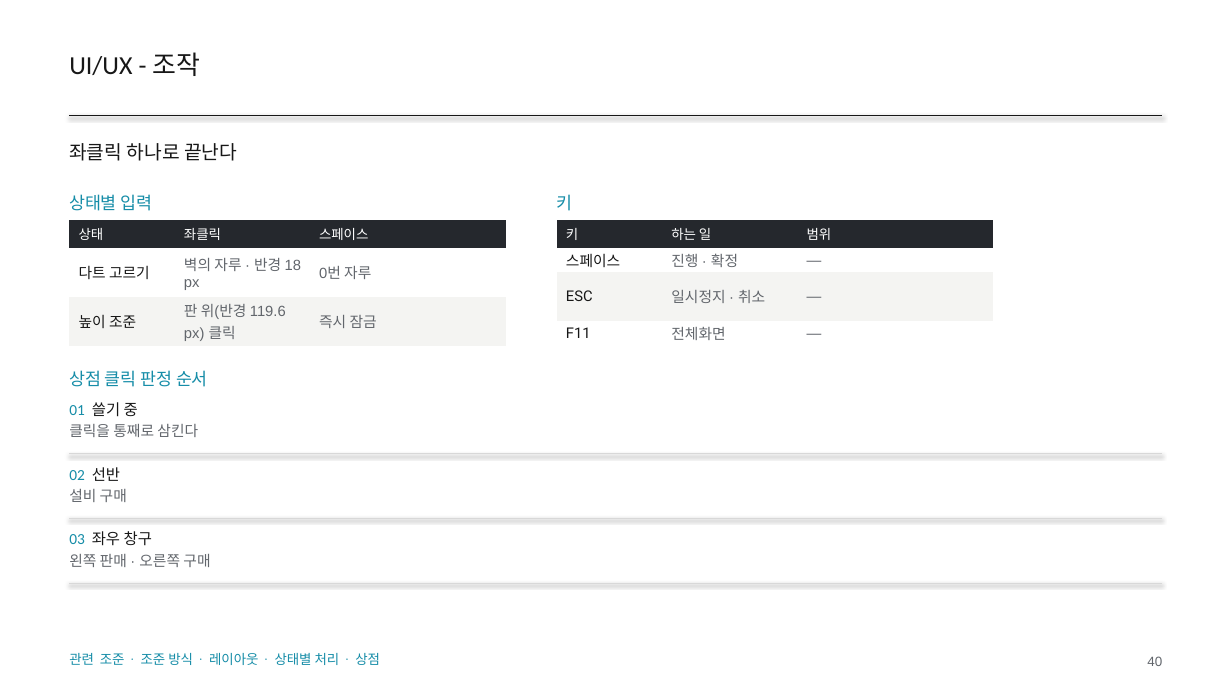
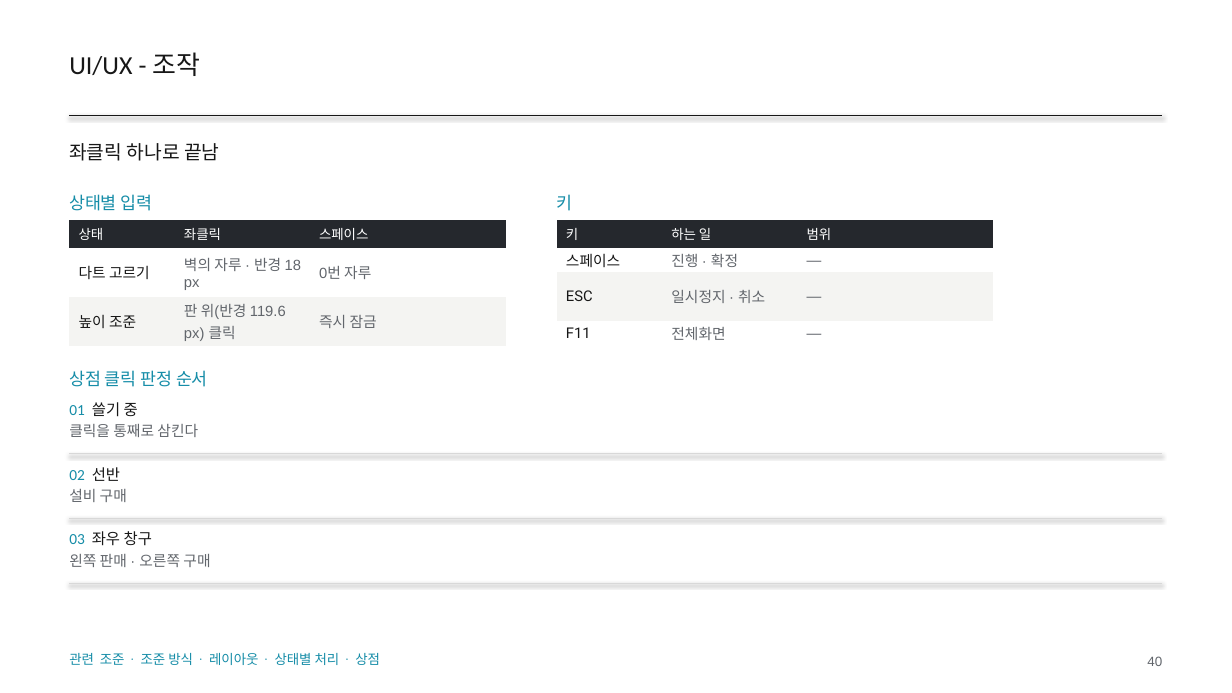
Before and after one commit to GGbong69/test-03, a slide deck: slide 40 of docs/HIGHTONE_기획서.pptx. Drawn at 1232x693 pixels with LibreOffice and Linux fonts; fonts in the diff are those of the drawing. Boxes give left, top, right and bottom in pixels: in the first picture for what was removed or moved away, otherwise in the second. Text is boxed around its words. In the diff, an @@ line names an element or a change of style, - is before the commit and + after.

```diff
--- a/docs/HIGHTONE_기획서.pptx
+++ b/docs/HIGHTONE_기획서.pptx
@@ text at [69,143,219,161]: text changed @@
-좌클릭 하나로 끝난다
+좌클릭 하나로 끝남
```
Also in this commit, not shown: 16 other slides changed, 3 other files.
